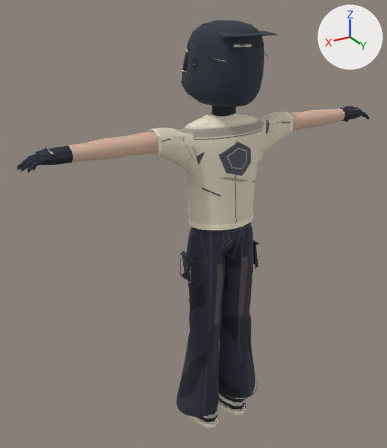
A saved change to the FBX model Assets/Game/Characters/StyleV3/RiderTShirtV3/RiderTShirtV3.fbx.
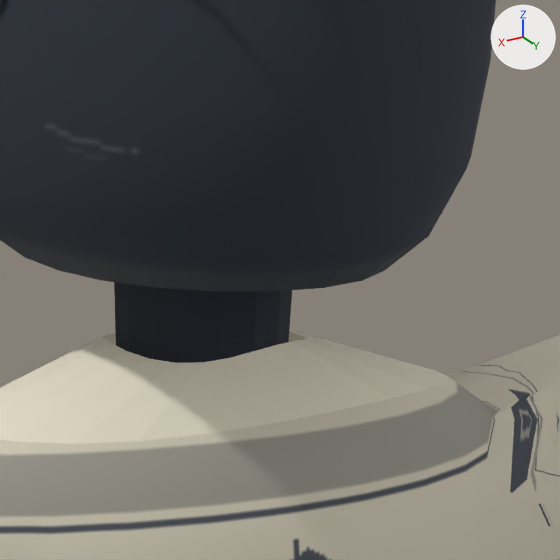
Old and new are each drawn whole from a 50 mm lens placed at (1.249, 1.84, 2.023), pointed at (0.072, -0.122, 1.043) and again close up on the part from 51% to 70% of the width and 15% to 32% of the height. Arrows for +X, +Y and +Z are at upper right; the lights stay in place. The first two pictures are the older version. Vertices at exactly the same position are counted once.

The older version as bpy lines, for what is in view:
```python
me_t_shirt___connected_torso_and_short_sleeves_001 = bpy.data.meshes.new('T-Shirt • connected torso and short sleeves.001')
me_t_shirt___connected_torso_and_short_sleeves_001.from_pydata(...)  # 3585 vertices, 3082 faces; spans x -0.85..0.85, y -0.26..0.17, z 0.01..1.93
me_t_shirt___connected_torso_and_short_sleeves_001.materials.append(mat_ridertshirtv3___painted_atlas)
ob_ridertshirtv3_body = bpy.data.objects.new('RiderTShirtV3_Body', me_t_shirt___connected_torso_and_short_sleeves_001)
ob_ridertshirtv3_body.location = (0.0, 0.0, 0.0)
```
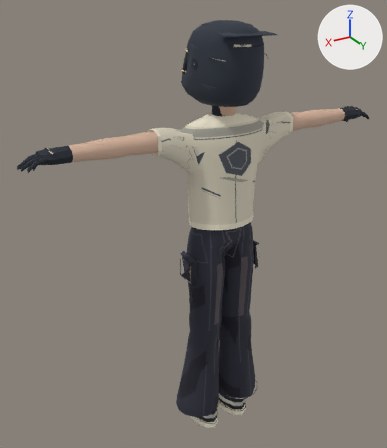
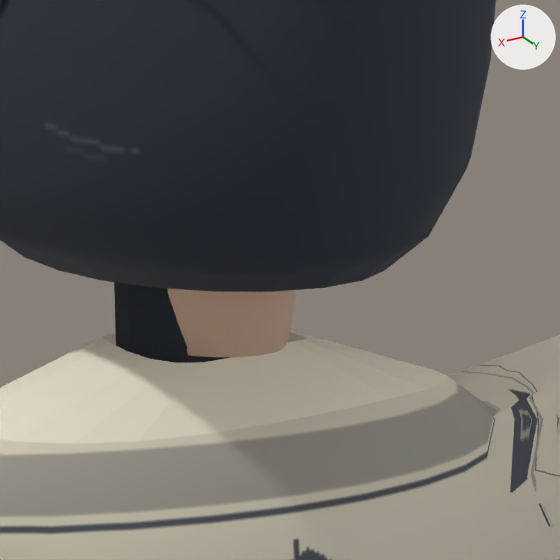
Pixel boxes (x1, y1, x2, y2) of what changed, in the close-ups (560 x 560 px):
part 1 of me_t_shirt___connected_torso_and_short_sleeves_001, added (brown): after (167, 288, 296, 357)

Diff of the bpy script that builds the scene:
```diff
--- a/Assets/Game/Characters/StyleV3/RiderTShirtV3/RiderTShirtV3.fbx.py
+++ b/Assets/Game/Characters/StyleV3/RiderTShirtV3/RiderTShirtV3.fbx.py
@@ me_t_shirt___connected_torso_and_short_sleeves_001 @@
 # used by ob_ridertshirtv3_body; location = (0.0, 0.0, 0.0)
-me_t_shirt___connected_torso_and_short_sleeves_001.from_pydata(...)  # 3585 vertices, 3082 faces; spans x -0.85..0.85, y -0.26..0.17, z 0.01..1.93
+me_t_shirt___connected_torso_and_short_sleeves_001.from_pydata(...)  # 3765 vertices, 3244 faces; spans x -0.85..0.85, y -0.26..0.17, z 0.01..1.93
+# me_t_shirt___connected_torso_and_short_sleeves_001 part 1: a new loose piece of 180 vertices spanning x -0.1..0.1, y -0.11..0.13, z 1.57..1.9, in mat_ridertshirtv3___painted_atlas
 me_t_shirt___connected_torso_and_short_sleeves_001.materials.append(mat_ridertshirtv3___painted_atlas)
```
